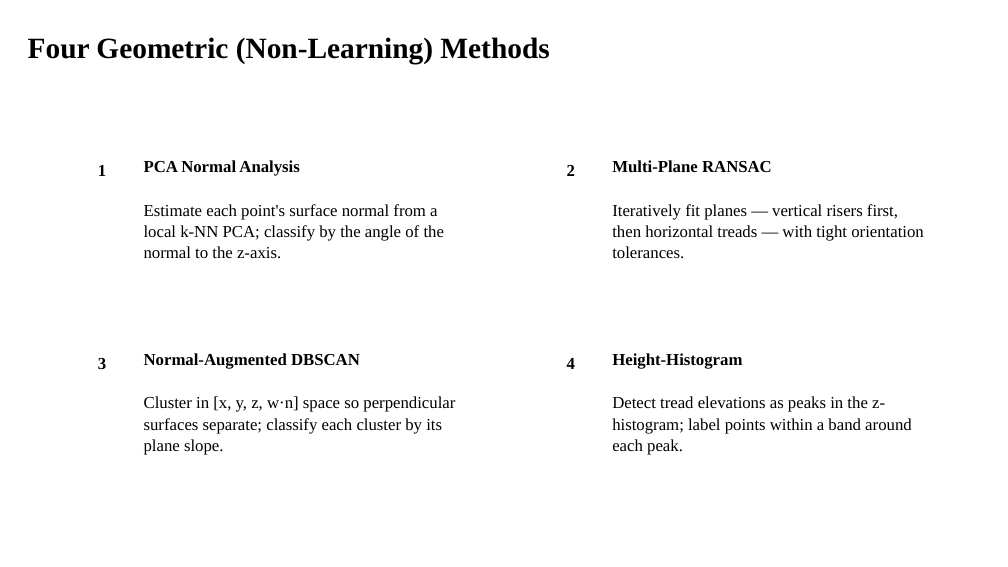
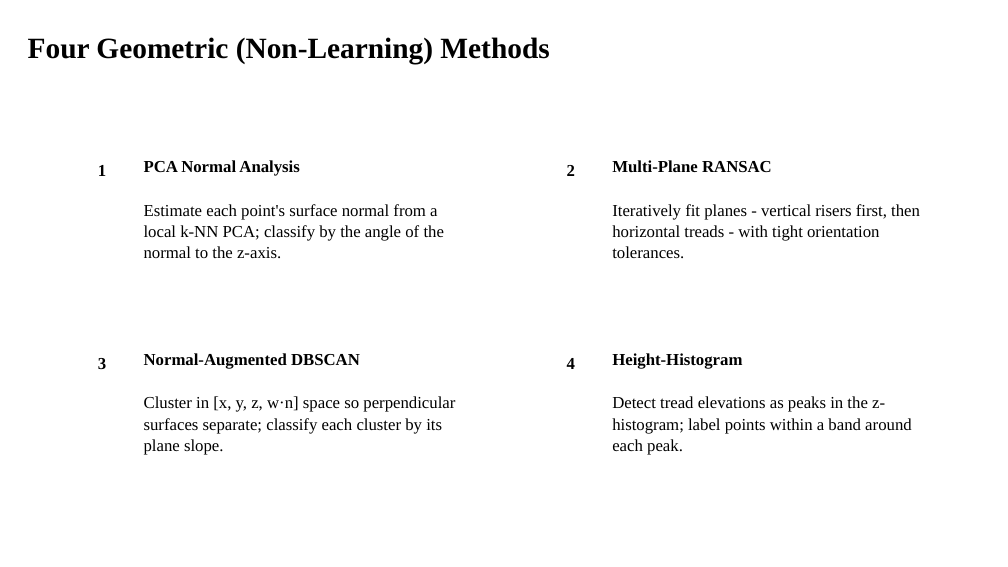
Before and after one commit to samaraqlan-G/staircase-pointcloud-segmentation-, a slide deck: slide 4 of presentation/staircase_mini_project.pptx. Drawn at 1008x567 pixels with LibreOffice and Linux fonts; fonts in the diff are those of the drawing. Boxes give left, top, right and bottom in pixels: in the first picture for what was removed or moved away, otherwise in the second. Text is boxed around its words. In the diff, an @@ line names an element or a change of style, - is before the commit and + after.

```diff
--- a/presentation/staircase_mini_project.pptx
+++ b/presentation/staircase_mini_project.pptx
@@ text at bbox=[612, 204, 920, 258]: text changed @@
-Iteratively fit planes — vertical risers first, then horizontal treads — with tight orientation tolerances.
+Iteratively fit planes - vertical risers first, then horizontal treads - with tight orientation tolerances.
```
